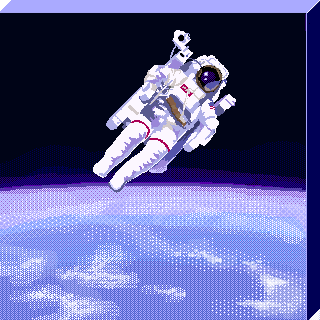
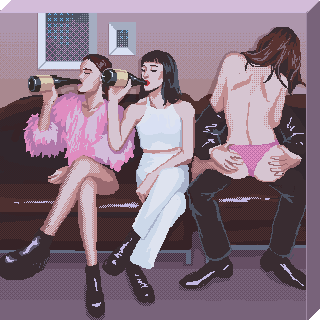
Two versions of the same layered image (320 × 320). Layer-by-layer changes:
painted on "Layer 15" over left=0, top=0, right=320, bottom=320
moved "Layer 23" above "Layer 18", painted on it over left=0, top=143, right=320, bottom=320
added layer "Layer 18" above "a60f10c7bfc5cd1e4bd23f51c7dbca09--prequel-parties" over left=6, top=27, right=307, bottom=307
showed "Layer 21", moved it above "Layer 26", painted on it over left=0, top=50, right=313, bottom=318
"Layer 26": opacity 100% → 21%, moved it above "Layer 20", painted on it over left=0, top=27, right=320, bottom=208
removed layer "Layer 28" over left=0, top=141, right=319, bottom=212
painted on "Layer 20" over left=0, top=55, right=320, bottom=269
removed layer "Layer 34" over left=195, top=65, right=227, bottom=104
removed layer "Layer 32" over left=0, top=202, right=320, bottom=320
removed layer "Layer 30" over left=0, top=187, right=317, bottom=320
removed layer "Layer 31" over left=0, top=224, right=320, bottom=320
painted on "Layer 25" over left=4, top=0, right=273, bottom=189
removed layer "Layer 36" over left=0, top=28, right=235, bottom=320
removed layer "Layer 33" over left=93, top=30, right=236, bottom=192
painted on "Layer 27" over left=0, top=0, right=320, bottom=320
moved "Layer 24" above "Layer 17", painted on it over left=0, top=33, right=320, bottom=320
removed layer "Layer 24 copy" over left=0, top=182, right=312, bottom=194
added layer "Layer 17" above "Layer 19" over left=0, top=0, right=320, bottom=320
